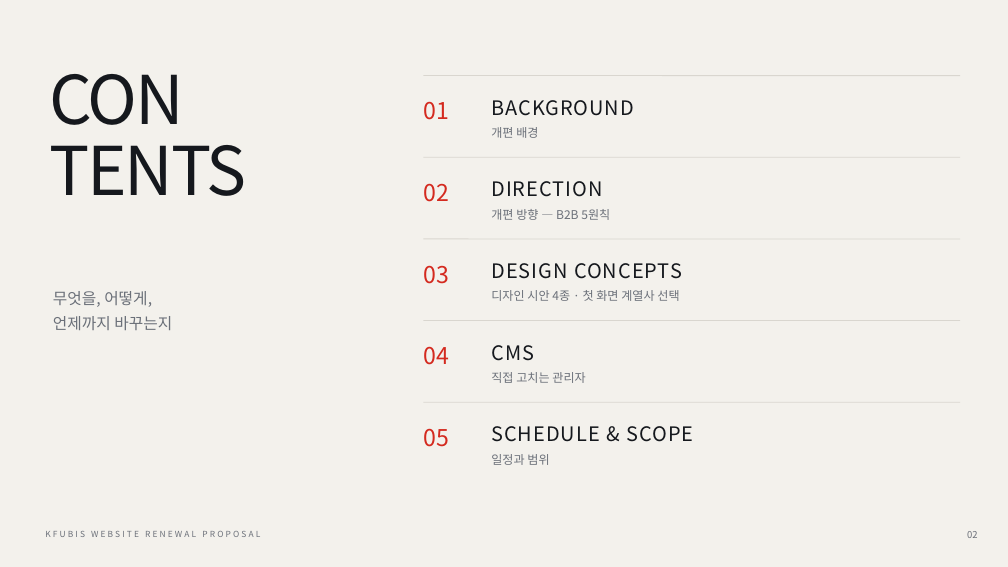
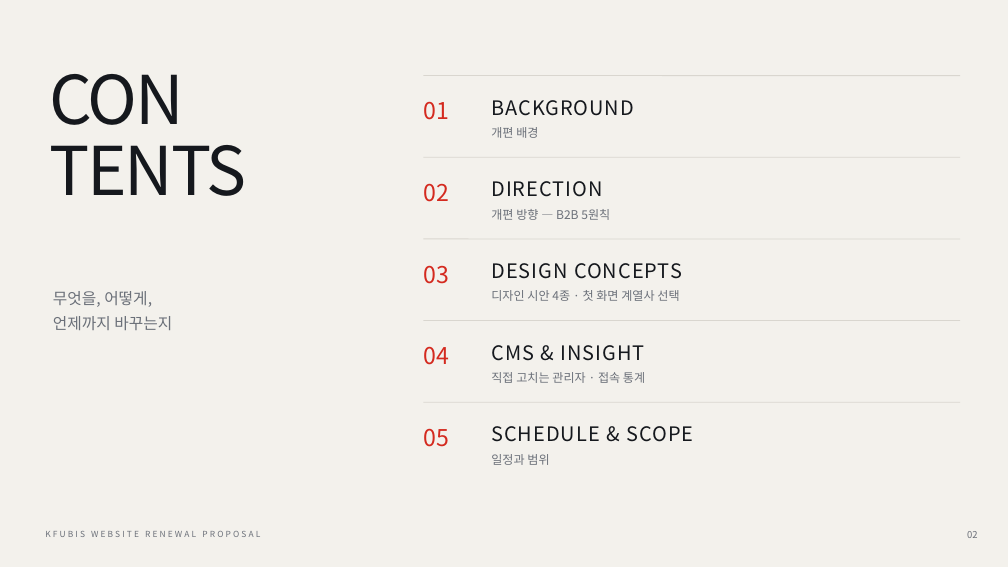
Before and after one commit to leety-stack/KFUBIS_Homepage, a slide deck: slide 2 of 제안서/[한방유비스 홈페이지] 대표홈페이지 개편_제안서(디자인형).pptx. Drawn at 1008x567 pixels with LibreOffice and Linux fonts; fonts in the diff are those of the drawing. Boxes give left, top, right and bottom in pixels: in the first picture for what was removed or moved away, otherwise in the second. Text is boxed around its words. In the diff, an @@ line names an element or a change of style, - is before the commit and + after.

```diff
--- a/제안서/[한방유비스 홈페이지] 대표홈페이지 개편_제안서(디자인형).pptx
+++ b/제안서/[한방유비스 홈페이지] 대표홈페이지 개편_제안서(디자인형).pptx
@@ text at (491,345,645,361): text changed @@
-CMS
+CMS & INSIGHT
@@ text at (491,372,645,383): text changed @@
-직접 고치는 관리자
+직접 고치는 관리자 · 접속 통계
```
Also in this commit, not shown: 4 other slides changed, 1 slide added, 33 other files.
